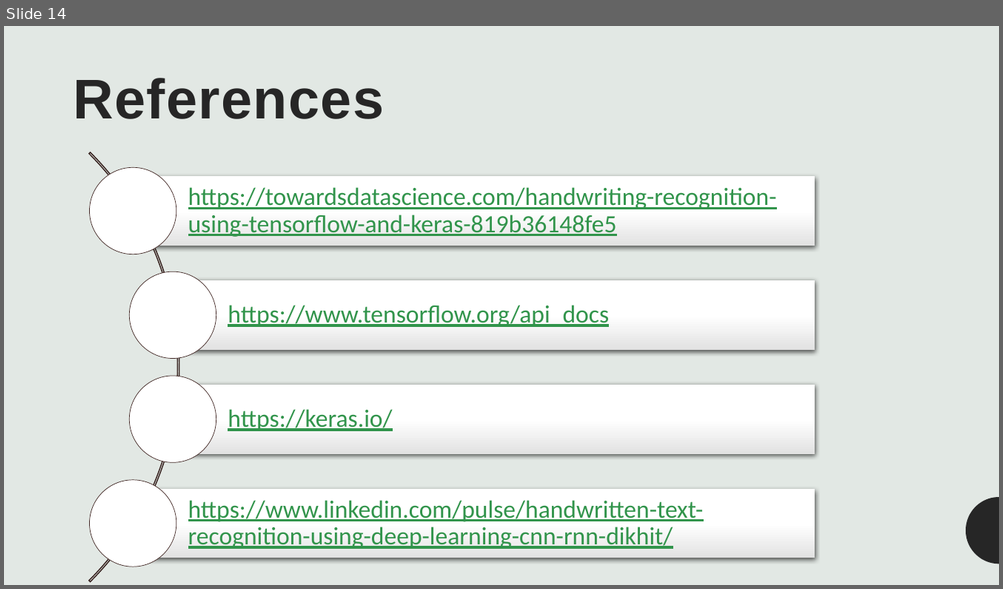
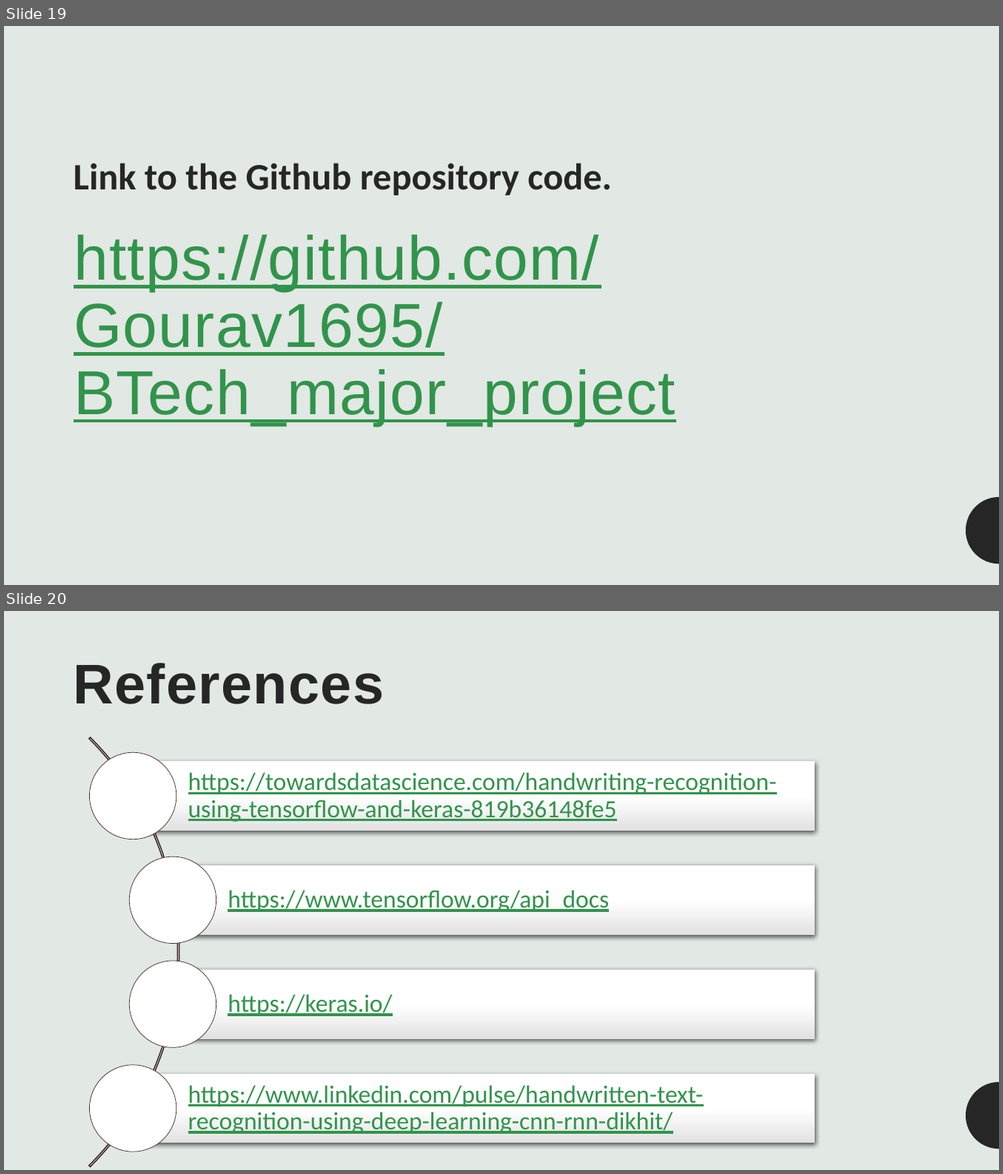
Before and after one commit to Gourav1695/BTech_major_project, a slide deck: BTech_Final_Project_Handwritting_analysis.pptx. Shown one above the other, each under a label of ours: slide 14 before the commit, slides 19 and 20 after it. The pictures are 1003x589 and 1003x1174 pixels, drawn with LibreOffice and Linux fonts; fonts in the diff are those of the drawing. Boxes give left, top, right and bottom in pixels: in the first picture for what was removed or moved away, otherwise in the second. Text is boxed around its words. In the diff, an @@ line names an element or a change of style, - is before the commit and + after.

Commit message:
done the final year project

```diff
--- a/BTech_Final_Project_Handwritting_analysis.pptx
+++ b/BTech_Final_Project_Handwritting_analysis.pptx
@@ slide 19 added at box(4, 26, 999, 585), background #E2E8E4; not listed: 1 template element that a slide beside it also shows @@
@@ text added at box(74, 163, 612, 195), 36 pt, text #262626, bold @@
+Link to the Github repository code.
@@ title added at box(74, 235, 675, 426), 60 pt, text #31944B, underline @@
+https://github.com/Gourav1695/BTech_major_project
@@ what was slide 14 is now slide 20 @@
```
Also in this commit, not shown: 4 slides changed, 5 other slides added, 1 other file.
